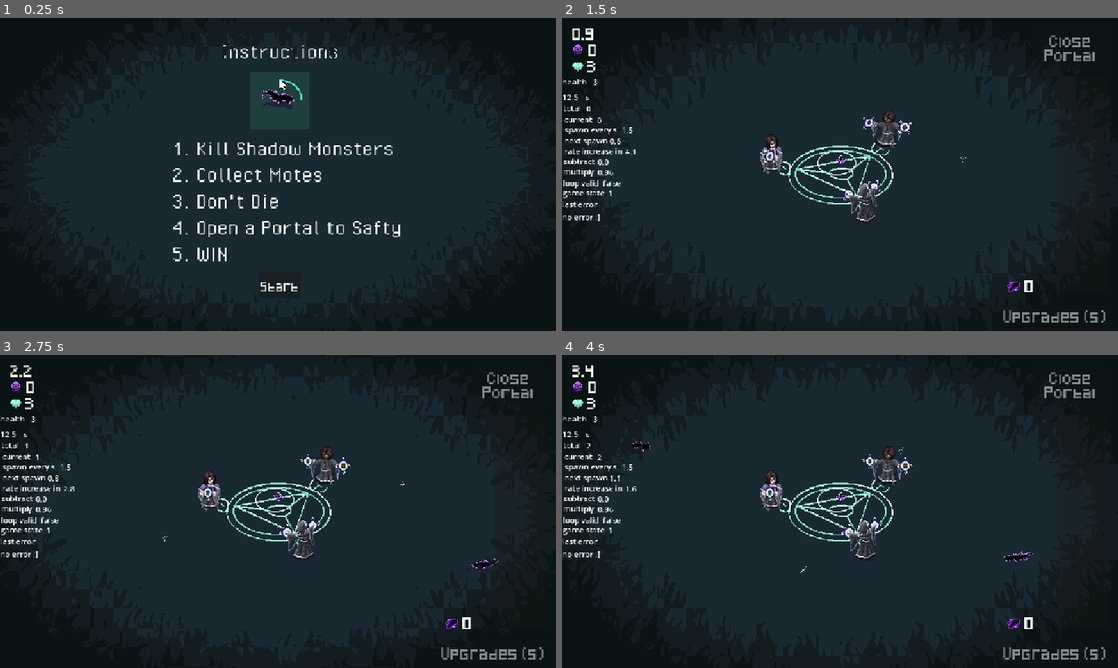
Above: before the commit, frames 1-4 (two rows, left to right).
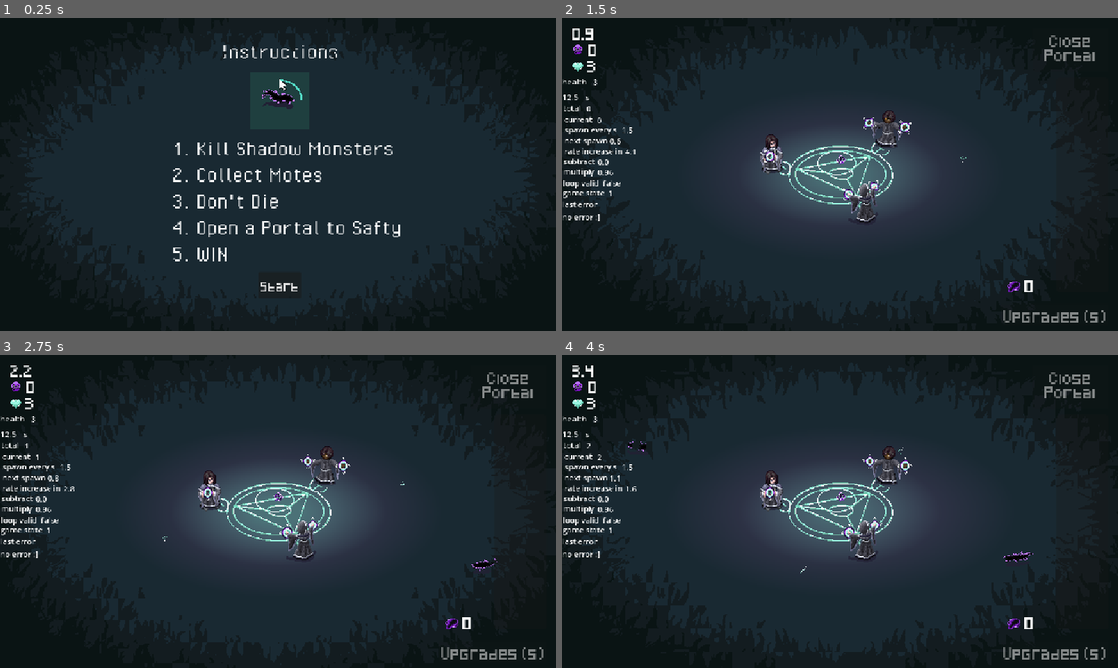
Above: after the commit, the same moments.

Repository: alifeee/loop
Game: Godot game, scene res://scenes/main.tscn
The game is run twice, just before and just after one commit, with the same random seed, the same clock (stepped at 60 frames per second) and the same inputs. The engine's default icon, where the game draws it, is replaced by a stand-in: a white triangle on a blue panel in a dark square.
Inputs (mouse positions are in pixels of both pictures, inside the frame that each line leads up to):
- Up to frame 1 (0.25 s): no input
- Up to frame 2 (1.5 s): click "Start" at 0.5 s; move the mouse to (962, 158) at 1.27 s; press the mouse at (962, 158) at 1.28 s
- Up to frame 3 (2.75 s): move the mouse to (166, 527) at 2.02 s; release the mouse at (166, 527) at 2.03 s; click (166, 527) at 2.1 s
- Up to frame 4 (4 s): move the mouse to (895, 442) at 2.77 s; press the mouse at (895, 442) at 2.78 s; move the mouse to (812, 574) at 3.52 s; release the mouse at (812, 574) at 3.53 s; click (812, 574) at 3.6 s

The runs differ from the first frame. In frame 1, less than 0.1% of the frame differs, in the area x 9-91%, y 6-94%; in frame 2, 5.9%; in frame 3, 6.9%, in the area x 5-90%, y 19-81%; in frame 4, 6.1%.

Commit message:
Add some more pulsing element backgrounds

Diff:
--- a/scenes/main.tscn
+++ b/scenes/main.tscn
@@ -6,9 +6,10 @@
 [ext_resource type="Texture2D" uid="uid://bx70glaekxydg" path="res://assets/non-animations/background_placeholder.png" id="2_o6xl0"]
 [ext_resource type="Texture2D" uid="uid://br1a4v37vsbi3" path="res://assets/non-animations/portal.png" id="2_tbgi4"]
 [ext_resource type="Texture2D" uid="uid://cleacvb483w7q" path="res://assets/animations/portal/portal_summoning_spirte.png" id="4_o6xl0"]
+[ext_resource type="Texture2D" uid="uid://b4t0w5gm8f7jr" path="res://assets/non-animations/Ellipse.png" id="5_dp3eg"]
 [ext_resource type="Script" uid="uid://b1o1776rup4my" path="res://scripts/userinterface.gd" id="5_tefeu"]
 [ext_resource type="Script" uid="uid://hk7nfw1jlh" path="res://scripts/centre.gd" id="5_ya4ey"]
-[ext_resource type="Script" path="res://scripts/animated_sprite.gd" id="6_85g3d"]
+[ext_resource type="Script" uid="uid://byc17nc8ui05a" path="res://scripts/animated_sprite.gd" id="6_85g3d"]
 [ext_resource type="Texture2D" uid="uid://bxfqa5s4dtr7e" path="res://assets/animations/wizards/wizard1.png" id="9_a8y0u"]
 [ext_resource type="Texture2D" uid="uid://b5gxhyr86q5is" path="res://assets/animations/wizards/wizard2.png" id="10_jkv2x"]
 [ext_resource type="Texture2D" uid="uid://ctkk1fc8jkvjl" path="res://assets/animations/wizards/wizard3.png" id="11_jbj1t"]
@@ -162,6 +163,32 @@
 script = ExtResource("5_ya4ey")
 wizards_array = [NodePath("Wizard1"), NodePath("Wizard2"), NodePath("Wizard3")]
 
+[node name="PortalGlowOuter" type="Sprite2D" parent="Centre"]
+self_modulate = Color(0.372549, 0.282353, 0.45098, 0.490196)
+scale = Vector2(0.5, 0.5)
+texture = ExtResource("5_dp3eg")
+script = ExtResource("14_muem4")
+base_size = 0.5
+flicker_amplitude = 0.02
+alpha_flickering = true
+base_alpha = 0.5
+alpha_amplitude = 0.1
+flicker_time_min = 1.0
+flicker_time_max = 1.0
+
+[node name="PortalGlow" type="Sprite2D" parent="Centre"]
+self_modulate = Color(0.352941, 0.709804, 0.631373, 0.333333)
+scale = Vector2(0.3, 0.3)
+texture = ExtResource("5_dp3eg")
+script = ExtResource("14_muem4")
+base_size = 0.3
+flicker_amplitude = 0.02
+alpha_flickering = true
+base_alpha = 0.4
+alpha_amplitude = 0.1
+flicker_time_min = 1.0
+flicker_time_max = 1.0
+
 [node name="Sprite2D" type="Sprite2D" parent="Centre"]
 position = Vector2(-13, 79)
 scale = Vector2(1.17969, 1.26172)
@@ -467,7 +494,8 @@
 position = Vector2(576, 324)
 texture = ExtResource("12_eb6dy")
 script = ExtResource("14_muem4")
-flicker_amplitude = 0.026
+base_size = 1.01
+flicker_amplitude = 0.01
 flicker_time_min = 0.5
 flicker_time_max = 1.0
 
@@ -497,9 +525,14 @@
 [node name="Start" parent="StartScreen" node_paths=PackedStringArray("hide_canvas") instance=ExtResource("17_muem4")]
 hide_canvas = NodePath("..")
 
-[node name="Shadow" type="Sprite2D" parent="StartScreen"]
+[node name="Shadow2" type="Sprite2D" parent="StartScreen"]
 position = Vector2(576, 324)
 texture = ExtResource("12_eb6dy")
+script = ExtResource("14_muem4")
+base_size = 1.01
+flicker_amplitude = 0.01
+flicker_time_min = 0.5
+flicker_time_max = 1.0
 
 [connection signal="error_debug" from="." to="DebugStats" method="display_error"]
 [connection signal="timeout" from="Spawner/SpawnTimer" to="Spawner" method="_on_timer_timeout"]
--- a/scenes/shadow.gd
+++ b/scenes/shadow.gd
@@ -1,6 +1,15 @@
 extends Sprite2D
 
+# Size Flikering
+@export var keep_aspect_ratio: bool
+@export var base_size: float
 @export var flicker_amplitude: float
+
+# Alpha Flikering
+@export var alpha_flickering: bool
+@export var base_alpha: float
+@export var alpha_amplitude: float
+
 @export var flicker_time_min: float
 @export var flicker_time_max: float
 
@@ -15,13 +24,32 @@
 
 func randomly_make_shadow_bigger_and_smaller():
 	var tween = get_tree().create_tween()
+
+	var tween_time = randf_range(flicker_time_min, flicker_time_max)
+
+	var random_vector2
+	if keep_aspect_ratio:
+		var random_value = randf_range(base_size - flicker_amplitude, base_size + flicker_amplitude)
+		random_vector2 = Vector2(
+			random_value,
+			random_value,
+		)
+	else:
+		random_vector2 = Vector2(
+			randf_range(base_size - flicker_amplitude, base_size + flicker_amplitude),
+			randf_range(base_size - flicker_amplitude, base_size + flicker_amplitude),
+		)
 	tween.tween_property(
 		self,
 		"scale",
-		Vector2(
-			randf_range(1, 1 + flicker_amplitude),
-			randf_range(1, 1 + flicker_amplitude),
-		),
-		randf_range(flicker_time_min, flicker_time_max)
+		random_vector2,
+		tween_time
 	)
+	if alpha_flickering:
+		tween.parallel().tween_property(
+			self,
+			"self_modulate:a",
+			randf_range(base_alpha - alpha_amplitude, base_alpha + alpha_amplitude),
+			tween_time
+		)
 	tween.tween_callback(randomly_make_shadow_bigger_and_smaller)
Binary file added: assets/non-animations/Ellipse.png
Not shown, added: assets/non-animations/Ellipse.png.import
Not shown: 1 places in scenes/main.tscn that only renumber resources
